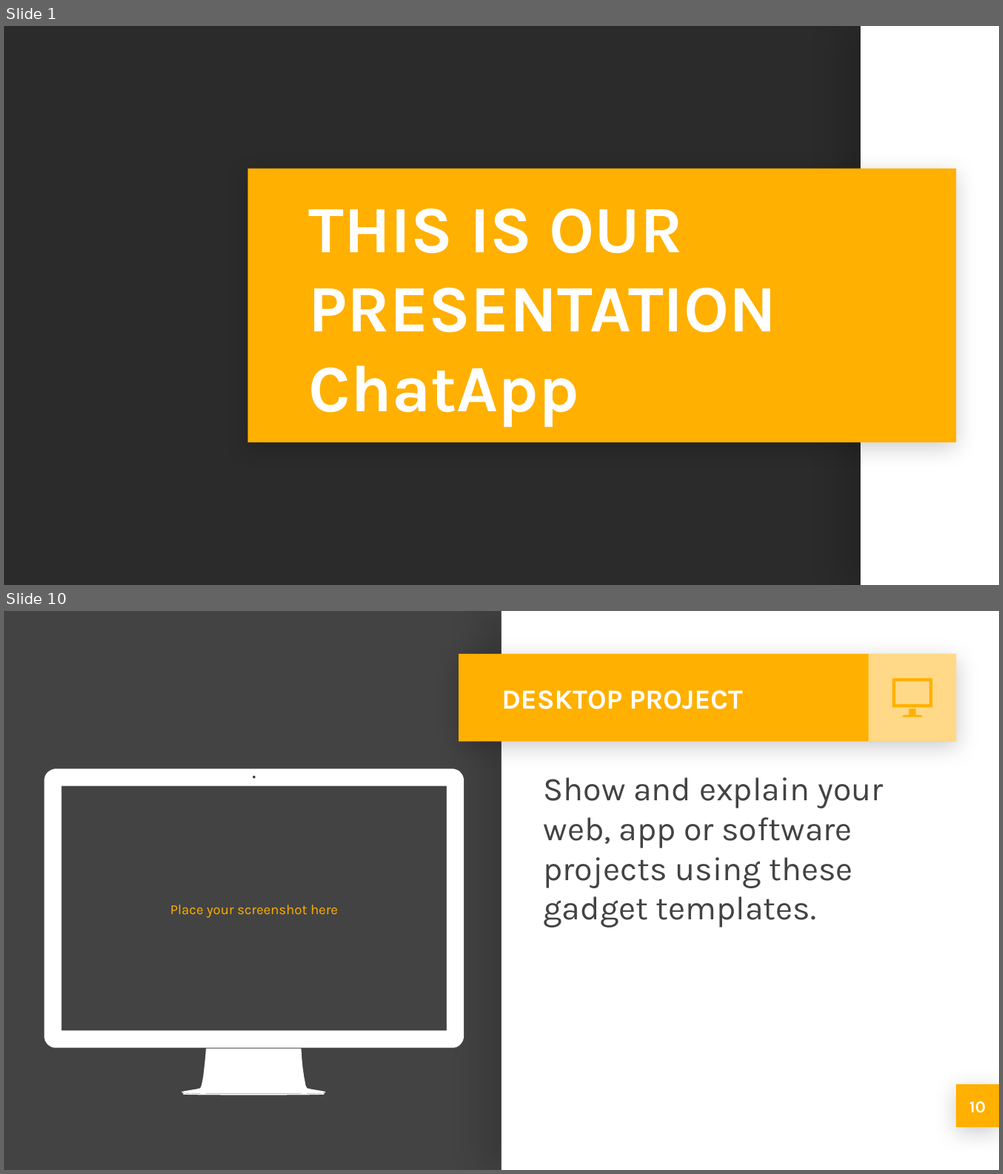
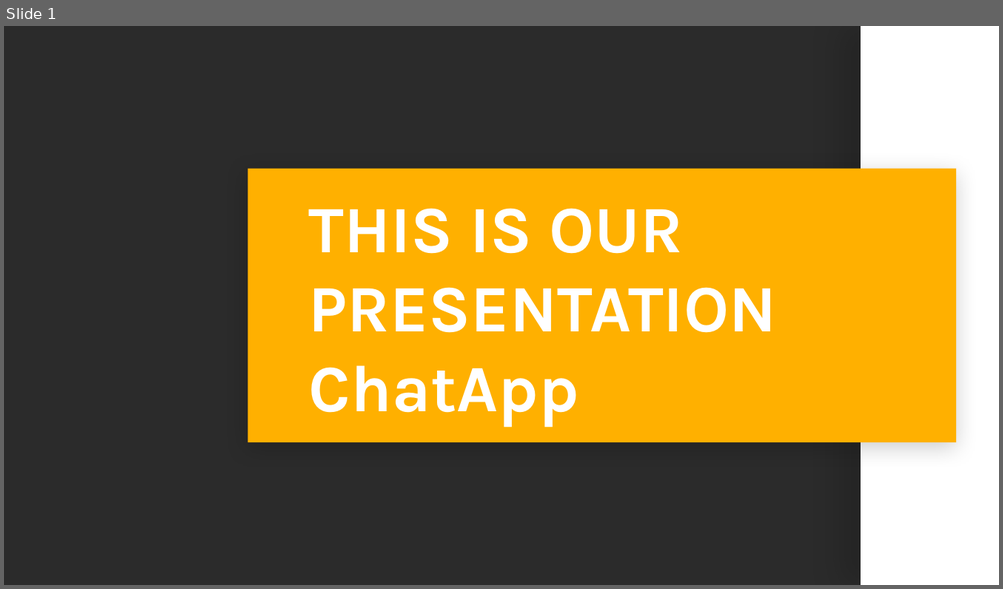
Before and after one commit to iphearum/G1ChatApp, a slide deck: ChatApp.pptx. Shown one above the other, each under a label of ours: slides 1 and 10 before the commit, slide 1 after it; the slides between them are not shown. The pictures are 1003x1174 and 1003x589 pixels, drawn with LibreOffice and Linux fonts; fonts in the diff are those of the drawing; background and template pictures are left out; a plain dark background stands for a picture behind light text. Boxes give left, top, right and bottom in pixels: in the first picture for what was removed or moved away, otherwise in the second. Text is boxed around its words. In the diff, an @@ line names an element or a change of style, - is before the commit and + after.

Commit message:
Final project

```diff
--- a/ChatApp.pptx
+++ b/ChatApp.pptx
@@ slide 10 removed at [4, 611, 999, 1170], background #434343 @@
@@ rectangle removed at [501, 611, 999, 1170] @@
@@ rectangle removed at [458, 654, 956, 741] @@
@@ rectangle removed at [868, 654, 956, 741] @@
@@ title removed at [501, 690, 743, 709] @@
-DESKTOP PROJECT
@@ freeform shape removed at [892, 678, 932, 707] @@
@@ freeform shape removed at [902, 709, 922, 716] @@
@@ freeform shape removed at [44, 769, 464, 1096] @@
@@ text removed at [543, 777, 883, 928] @@
-Show and explain your web, app or software projects using these gadget templates.
@@ text removed at [170, 905, 338, 918] @@
-Place your screenshot here
@@ rectangle removed at [956, 1085, 999, 1128] @@
@@ page number removed at [969, 1102, 985, 1113] @@
-10
```
Also in this commit, not shown: 4 slides changed, 5 slides added, 7 other slides removed, 31 other files.
